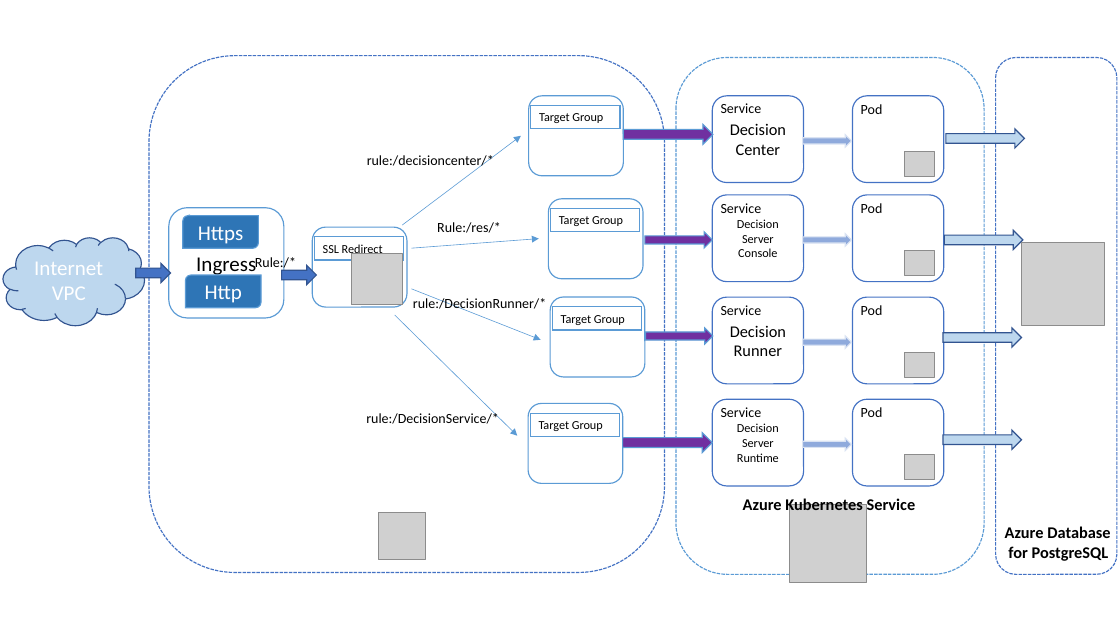
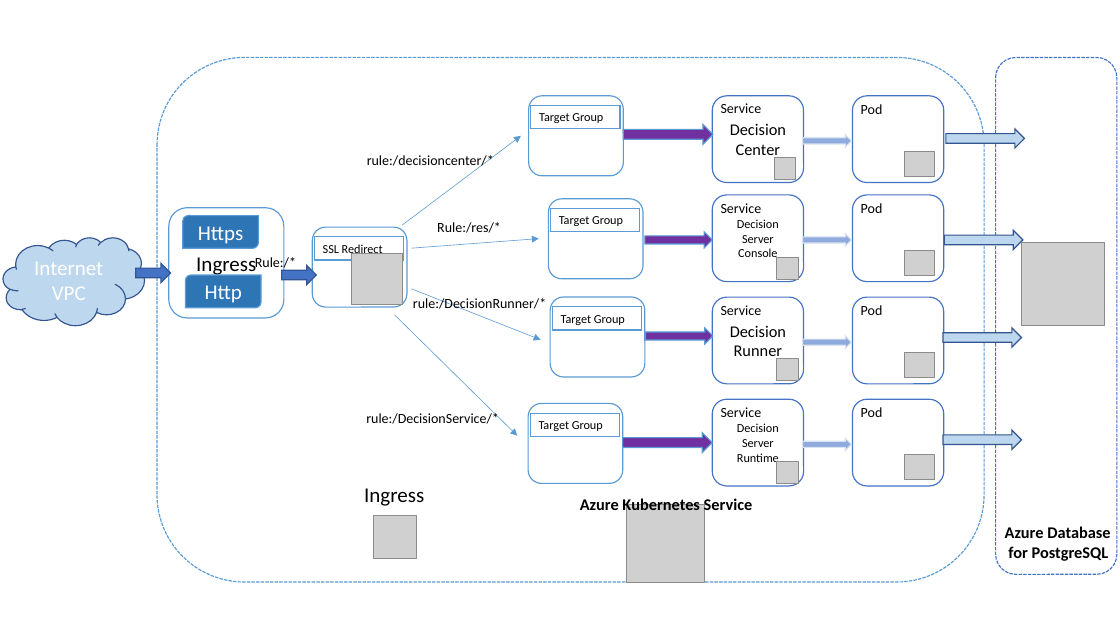
Before and after one commit to DecisionsDev/odm-docker-kubernetes, a slide deck: slide 1 of azure/images/aks-schema.pptx. Drawn at 1120x630 pixels with LibreOffice and Linux fonts; fonts in the diff are those of the drawing; grey boxes stand for pictures; background and template pictures are left out. Boxes give left, top, right and bottom in pixels: in the first picture for what was removed or moved away, otherwise in the second. Text is boxed around its words. In the diff, an @@ line names an element or a change of style, - is before the commit and + after.

```diff
--- a/azure/images/aks-schema.pptx
+++ b/azure/images/aks-schema.pptx
@@ rounded rectangle removed at <box>149,55,665,572</box> @@
@@ rounded rectangle: place and size @@
-rounded rectangle at <box>676,57,985,574</box>
+rounded rectangle at <box>157,57,985,581</box>
@@ picture added at <box>774,158,796,180</box> @@
@@ picture added at <box>776,258,798,280</box> @@
@@ picture added at <box>776,359,798,381</box> @@
@@ picture added at <box>776,461,798,483</box> @@
@@ text added at <box>364,488,424,506</box>, 18 pt, text #000000 @@
+Ingress
@@ text "Azure Kubernetes Service": place and size @@
-text "Azure Kubernetes Service" at <box>743,497,916,515</box>
+text "Azure Kubernetes Service" at <box>580,497,753,515</box>
@@ picture: place and size @@
-picture at <box>790,505,867,582</box>
+picture at <box>627,505,704,582</box>
@@ picture: place and size @@
-picture at <box>379,513,426,560</box>
+picture at <box>374,516,417,559</box>
```
Also in this commit, not shown: 1 other file.
